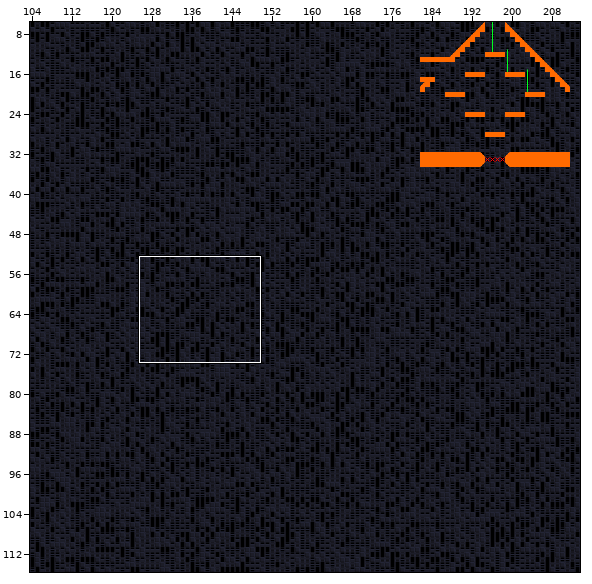
Two states of a Tiled map, Assets/tiled/TiledPrefab_9_doom_temple_2,-1.tmx. Above, an overview of the earlier version with the close-up marked.
Close-up. The starting point:
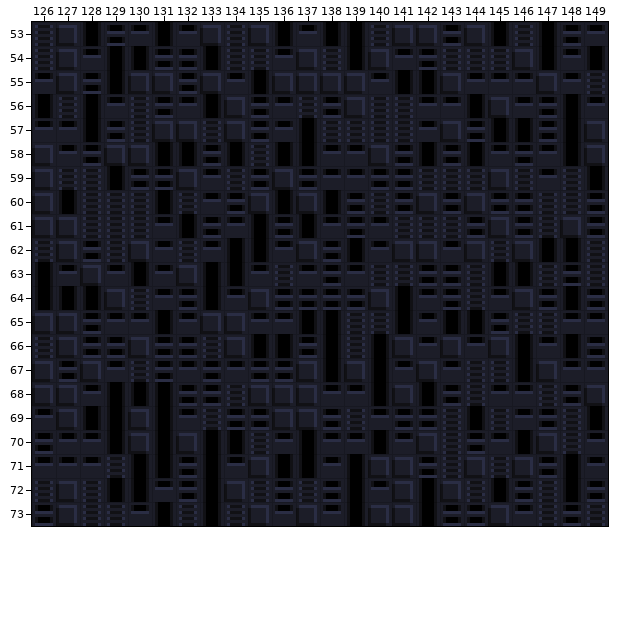
Cells are 8x8 px. Shown: x 126..149, y 53..73. The commit also changed other parts of the map, which this record leaves out. Tiles whose own drawing changed are shown in their newer look in all pictures. The old version is drawn lined up with the new one.
New version:
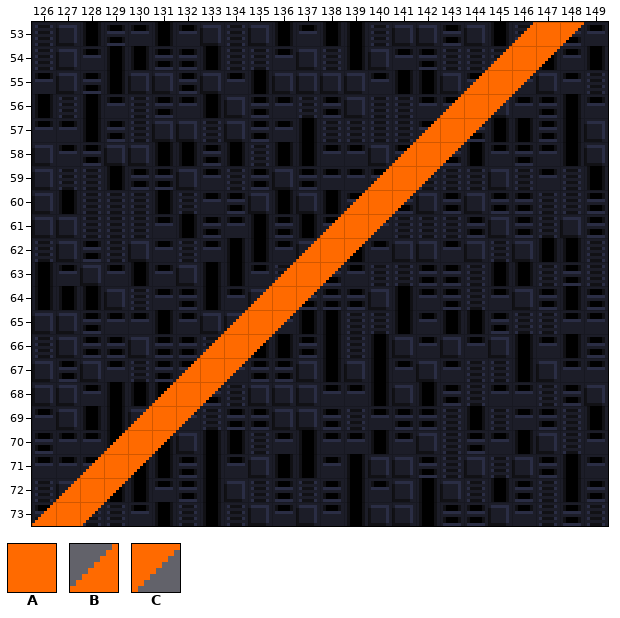
Key: from "prototype_2": A 0, B 2 turned 270, C 2 turned 90.
_ is an empty cell, . an unchanged one.
What changed:
map size 422x192 -> 392x192 cells (old content now starts at -30,0; both pictures use the new coordinates)
--- layer "Geometry"
@@ x 126..148 @@
-53 ....................___
-54 ...................___.
-55 ..................___..
-56 .................___...
-57 ................___....
-58 ...............___.....
-59 ..............___......
-60 .............___.......
-61 ............___........
-62 ...........___.........
-63 ..........___..........
-64 .........___...........
-65 ........___............
-66 .......___.............
-67 ......___..............
-68 .....___...............
-69 ....___................
-70 ...___.................
-71 ..___..................
-72 .___...................
-73 ___....................
+53 ....................BAC
+54 ...................BAC.
+55 ..................BAC..
+56 .................BAC...
+57 ................BAC....
+58 ...............BAC.....
+59 ..............BAC......
+60 .............BAC.......
+61 ............BAC........
+62 ...........BAC.........
+63 ..........BAC..........
+64 .........BAC...........
+65 ........BAC............
+66 .......BAC.............
+67 ......BAC..............
+68 .....BAC...............
+69 ....BAC................
+70 ...BAC.................
+71 ..BAC..................
+72 .BAC...................
+73 BAC....................
